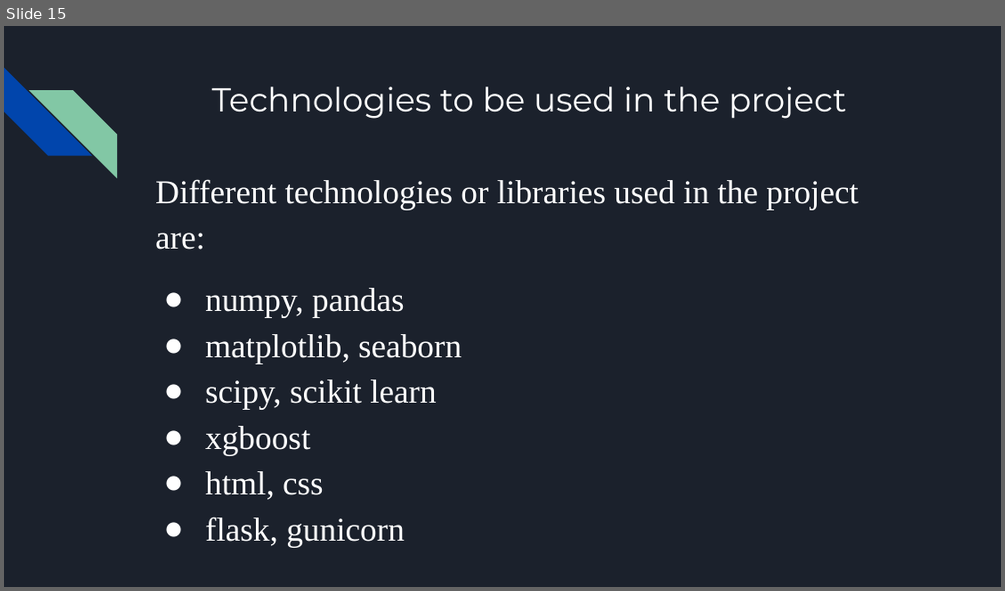
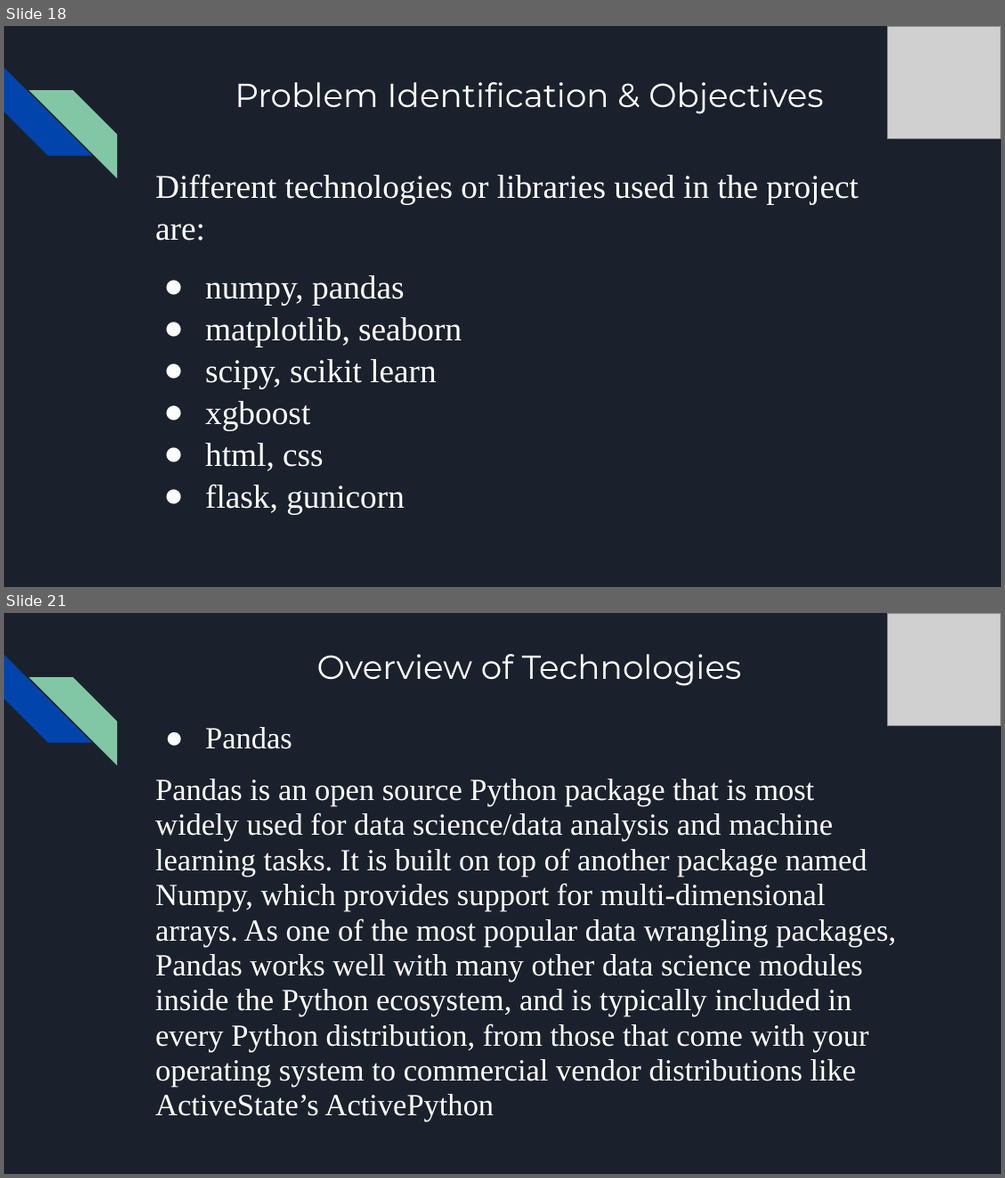
Before and after one commit to Rakesh-Naidu/Credit-card-approval-prediction, a slide deck: Credit Approval Prediction.pptx. Shown one above the other, each under a label of ours: slide 15 before the commit, slides 18 and 21 after it; the slides between them are not shown. The pictures are 1005x591 and 1005x1178 pixels, drawn with LibreOffice and Linux fonts; fonts in the diff are those of the drawing; grey boxes stand for pictures. Boxes give left, top, right and bottom in pixels: in the first picture for what was removed or moved away, otherwise in the second. Text is boxed around its words. In the diff, an @@ line names an element or a change of style, - is before the commit and + after.

```diff
--- a/Credit Approval Prediction.pptx
+++ b/Credit Approval Prediction.pptx
@@ slide 21 added at (4,613,1001,1174), background #1B212C; not listed: 2 template elements that a slide beside it also shows @@
@@ picture added at (887,613,1001,726) @@
@@ title added at (317,654,742,686), 24 pt, text #FFFFFF @@
+Overview of Technologies
@@ text added at (155,727,896,1121), 22.2 pt, text #FFFFFF @@
+● Pandas
+Pandas is an open source Python package that is most widely used for data science/data analysis and machine learning tasks. It is built on top of another package named Numpy, which provides support for multi-dimensional arrays. As one of the most popular data wrangling packages, Pandas works well with many other data science modules inside the Python ecosystem, and is typically included in every Python distribution, from those that come with your operating system to commercial vendor distributions like ActiveState’s ActivePython
@@ what was slide 15 is now slide 18 @@
@@ slide 18 changed as well @@
@@ picture added at (887,26,1001,139) @@
@@ title at (235,82,823,114): text changed @@
-Technologies to be used in the project
+Problem Identification & Objectives
@@ text "Different technologies or libraries used ..." at (155,174,858,514): line spacing 1.15 to 1.05 @@
```
Also in this commit, not shown: 13 other slides changed, 25 other slides added, 4 slides removed, 4 other files.
